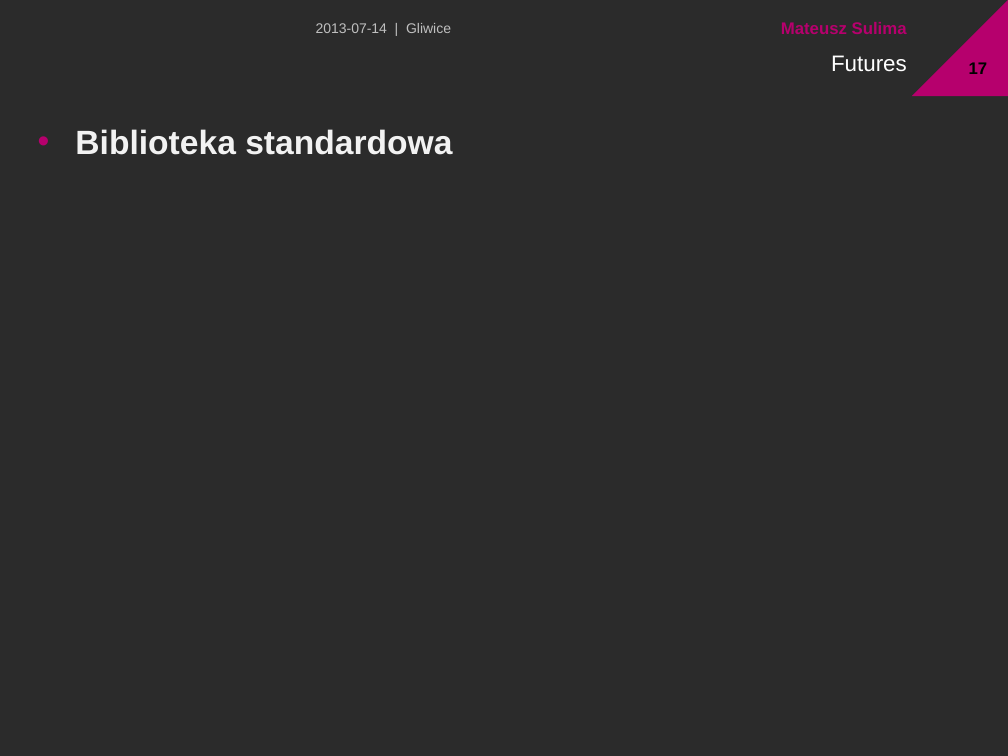
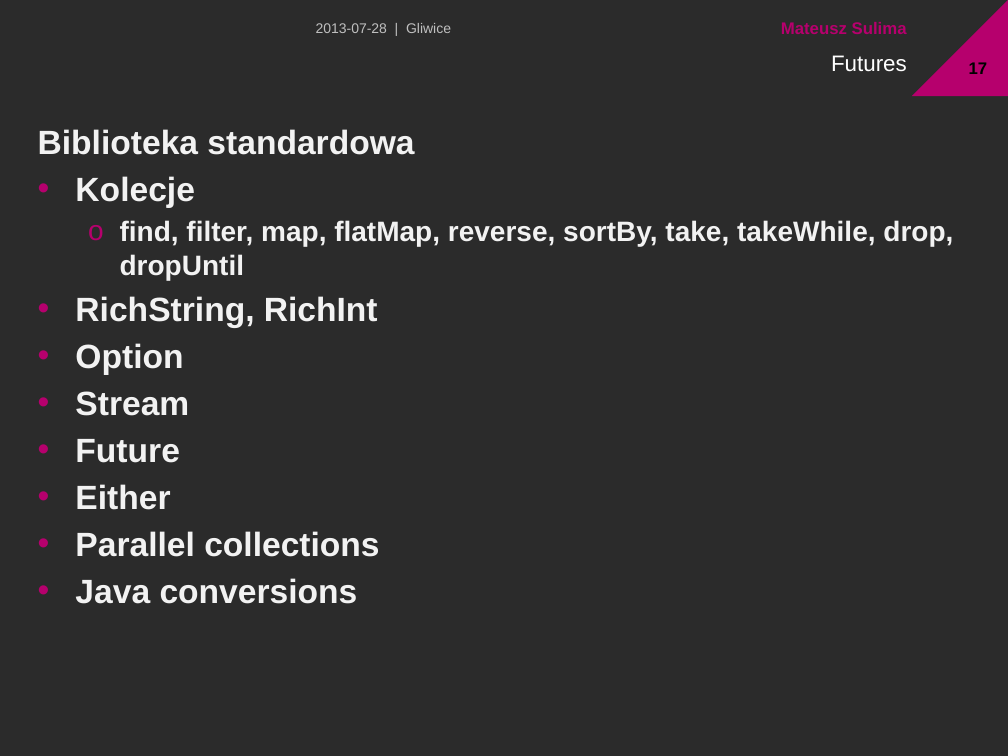
Before and after one commit to msulima/scala-sugar, a slide deck: slide 17 of Presentation.pptx. Drawn at 1008x756 pixels with LibreOffice and Linux fonts; fonts in the diff are those of the drawing; background and template pictures are left out; a plain dark background stands for a picture behind light text. Boxes give left, top, right and bottom in pixels: in the first picture for what was removed or moved away, otherwise in the second. Text is boxed around its words. In the diff, an @@ line names an element or a change of style, - is before the commit and + after.

```diff
--- a/Presentation.pptx
+++ b/Presentation.pptx
@@ text at [316, 23, 451, 33]: text changed @@
-2013-07-14 | Gliwice
+2013-07-28 | Gliwice
@@ text at [38, 129, 414, 155]: bullet • to none @@
@@ text at [75, 176, 953, 604]: paragraphs added @@
+• Kolecje
+  o find, filter, map, flatMap, reverse, sortBy, take, takeWhile, drop, dropUntil
+• RichString, RichInt
+• Option
+• Stream
+• Future
+• Either
+• Parallel collections
+• Java conversions
```
Also in this commit, not shown: 19 other slides changed, 1 slide added, 2 slides removed, 2 other files.
